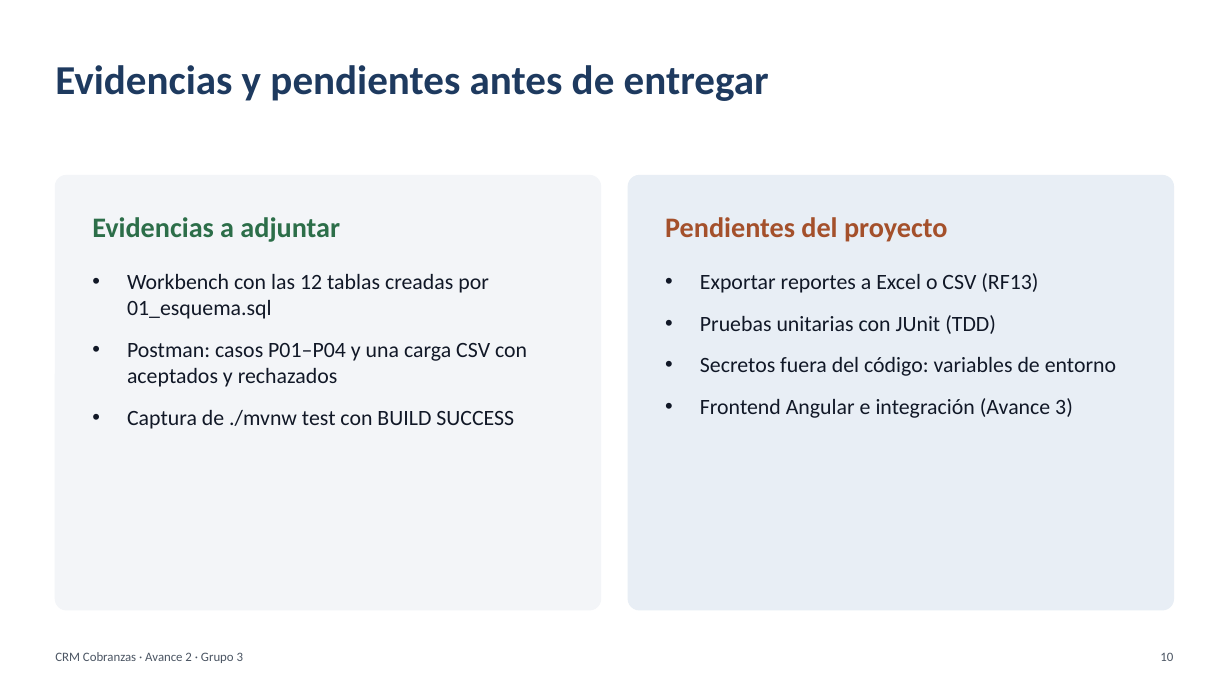
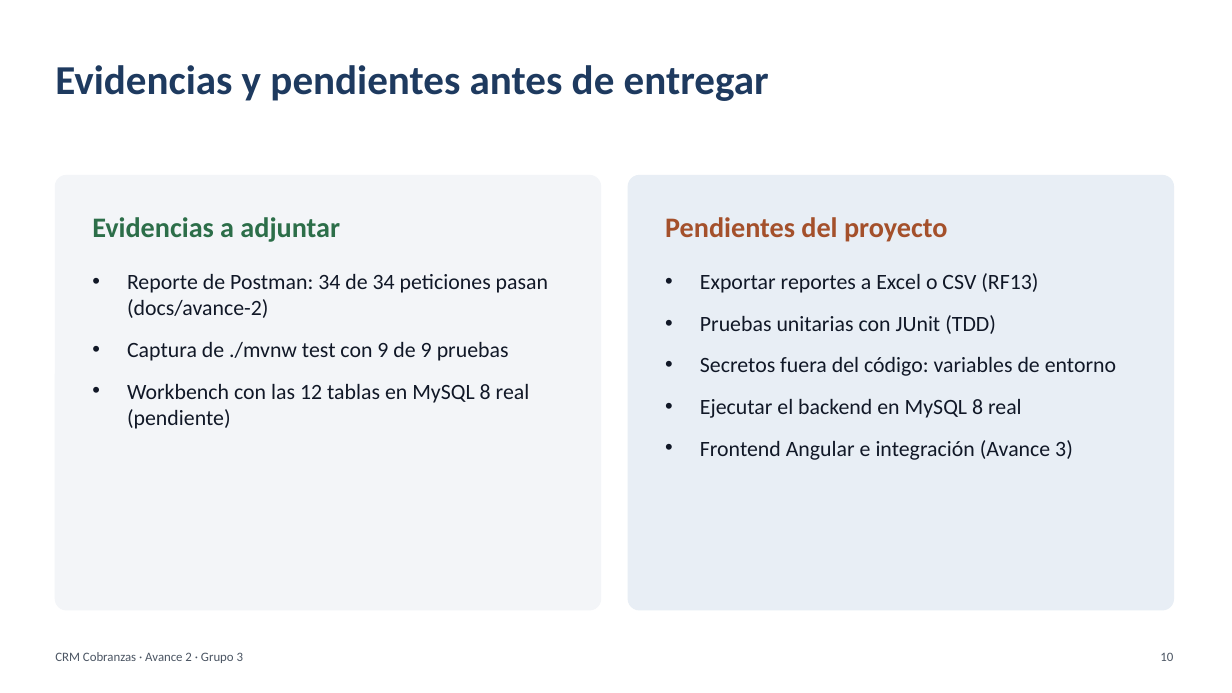
Before and after one commit to PaoloPelaezVillanueva/web, a slide deck: slide 10 of docs/avance-2/Presentacion_Avance_2_CRM_Cobranzas.pptx. Drawn at 1232x693 pixels with LibreOffice and Linux fonts; fonts in the diff are those of the drawing. Boxes give left, top, right and bottom in pixels: in the first picture for what was removed or moved away, otherwise in the second. Text is boxed around its words. In the diff, an @@ line names an element or a change of style, - is before the commit and + after.

Commit message:
Actualiza informe, presentacion y README del Avance 2
- Informe: CRUD de clientes, normalizacion (seccion 5.4), 9 pruebas,
  34 endpoints y resultados de Postman.
- Presentacion: 34 endpoints, 9 pruebas, evidencias y pendientes.
- README: endpoints de clientes y como correr newman.

```diff
--- a/docs/avance-2/Presentacion_Avance_2_CRM_Cobranzas.pptx
+++ b/docs/avance-2/Presentacion_Avance_2_CRM_Cobranzas.pptx
@@ text at bbox=[127, 274, 548, 429]: text changed @@
-• Workbench con las 12 tablas creadas por 01_esquema.sql
-• Postman: casos P01–P04 y una carga CSV con aceptados y rechazados
-• Captura de ./mvnw test con BUILD SUCCESS
+• Reporte de Postman: 34 de 34 peticiones pasan (docs/avance-2)
+• Captura de ./mvnw test con 9 de 9 pruebas
+• Workbench con las 12 tablas en MySQL 8 real (pendiente)
@@ text at bbox=[700, 399, 1022, 418]: paragraph added @@
+• Ejecutar el backend en MySQL 8 real
```
Also in this commit, not shown: 3 other slides changed, 2 other files.
